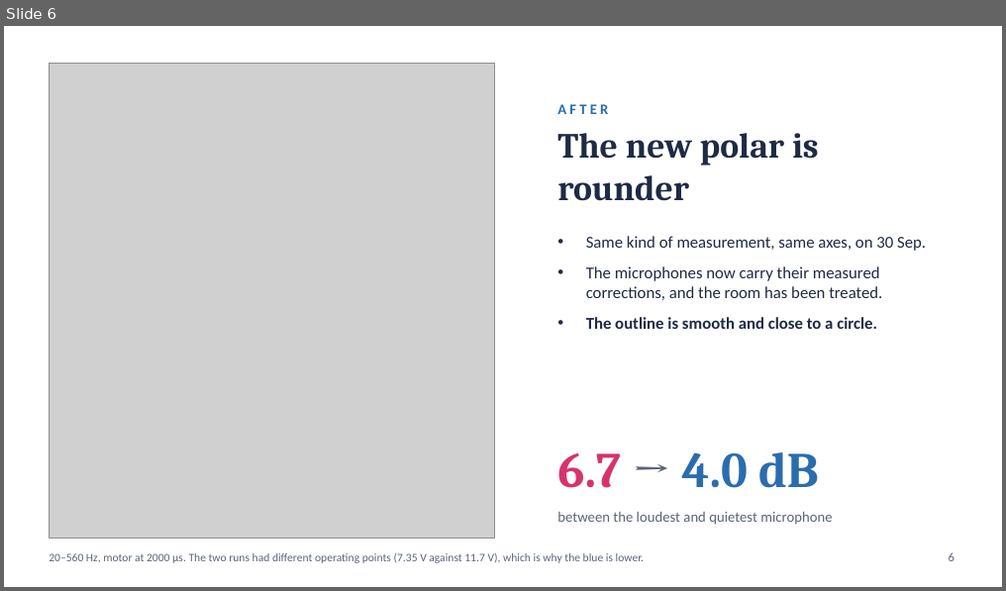
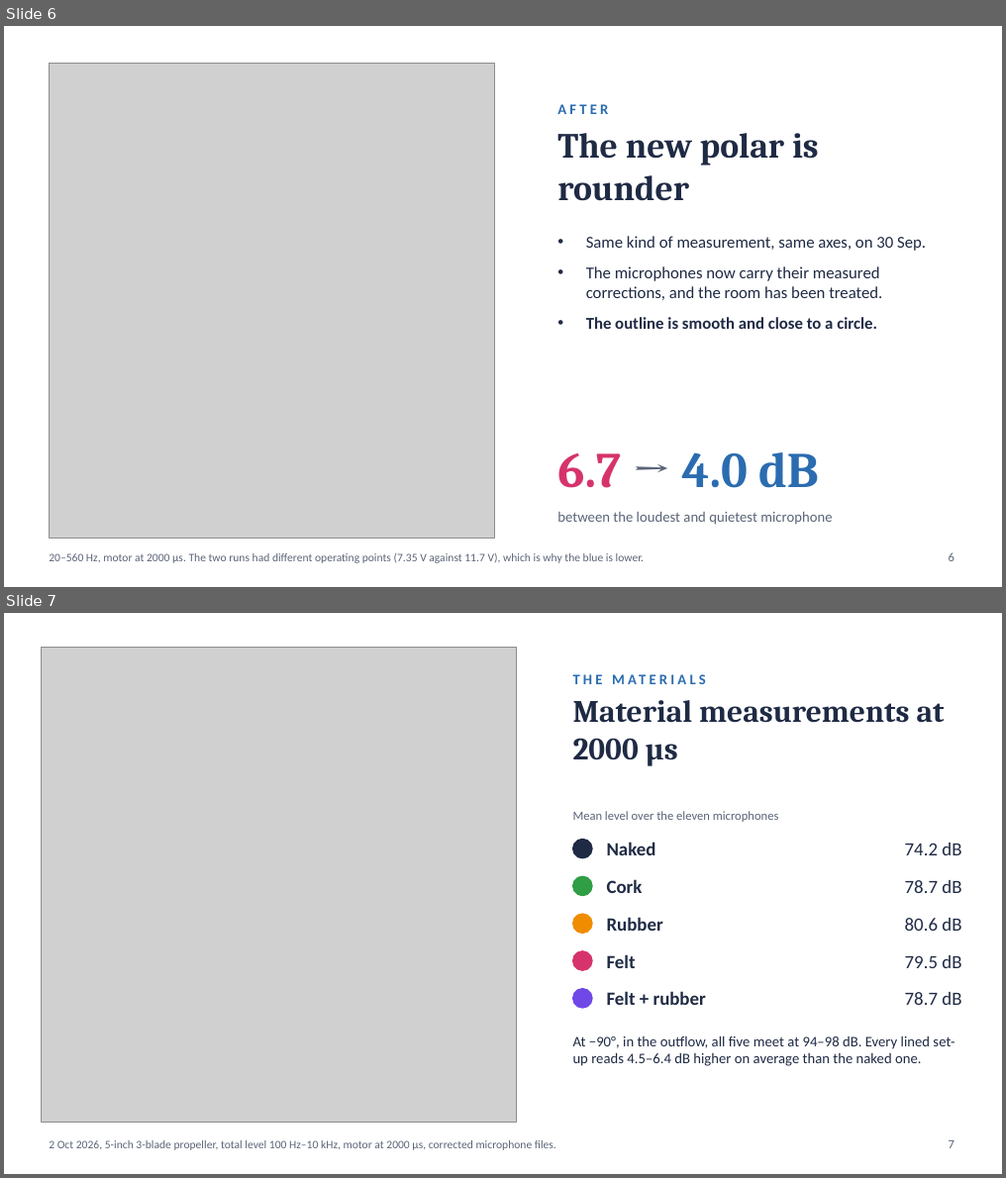
Before and after one commit to asdfgh0318/SoundVisualizer, a slide deck: docs/analysis/chamber-final-2026-10-01/slides/chamber-slides.pptx. Shown one above the other, each under a label of ours: slide 6 before the commit, slides 6 and 7 after it. The pictures are 1006x591 and 1006x1178 pixels, drawn with LibreOffice and Linux fonts; fonts in the diff are those of the drawing; grey boxes stand for pictures. Boxes give left, top, right and bottom in pixels: in the first picture for what was removed or moved away, otherwise in the second. Text is boxed around its words. In the diff, an @@ line names an element or a change of style, - is before the commit and + after.

```diff
--- a/docs/analysis/chamber-final-2026-10-01/slides/chamber-slides.pptx
+++ b/docs/analysis/chamber-final-2026-10-01/slides/chamber-slides.pptx
@@ slide 7 added at bbox=[4, 613, 1002, 1174], background #FFFFFF @@
@@ picture added at bbox=[42, 647, 517, 1122] @@
@@ text added at bbox=[573, 665, 962, 691], 14 pt, text #2B6CB0, bold @@
+THE MATERIALS
@@ text added at bbox=[573, 700, 944, 766], 30 pt, text #1F2A44, bold @@
+Material measurements at 2000 µs
@@ text added at bbox=[573, 811, 779, 822], 12 pt, text #5B6578 @@
+Mean level over the eleven microphones
@@ ellipse added at bbox=[573, 839, 592, 859], fill #1F2A44, outline #1F2A44 1 pt @@
@@ text added at bbox=[607, 842, 656, 856], 18 pt, text #1F2A44, bold @@
+Naked
@@ text added at bbox=[905, 843, 961, 856], 18 pt, text #1F2A44 @@
+74.2 dB
@@ ellipse added at bbox=[573, 876, 592, 896], fill #2F9E44, outline #2F9E44 1 pt @@
@@ text added at bbox=[607, 879, 643, 893], 18 pt, text #1F2A44, bold @@
+Cork
@@ text added at bbox=[905, 880, 961, 893], 18 pt, text #1F2A44 @@
+78.7 dB
@@ ellipse added at bbox=[573, 914, 592, 934], fill #F08C00, outline #F08C00 1 pt @@
@@ text added at bbox=[607, 917, 663, 931], 18 pt, text #1F2A44, bold @@
+Rubber
@@ text added at bbox=[905, 918, 961, 931], 18 pt, text #1F2A44 @@
+80.6 dB
@@ ellipse added at bbox=[573, 952, 592, 970], fill #D6336C, outline #D6336C 1 pt @@
@@ text added at bbox=[607, 955, 636, 968], 18 pt, text #1F2A44, bold @@
+Felt
@@ text added at bbox=[905, 956, 961, 968], 18 pt, text #1F2A44 @@
+79.5 dB
@@ ellipse added at bbox=[573, 989, 592, 1008], fill #7048E8, outline #7048E8 1 pt @@
@@ text added at bbox=[607, 991, 706, 1005], 18 pt, text #1F2A44, bold @@
+Felt + rubber
@@ text added at bbox=[905, 992, 961, 1005], 18 pt, text #1F2A44 @@
+78.7 dB
@@ text added at bbox=[573, 1036, 954, 1066], 14 pt, text #1F2A44 @@
+At −90°, in the outflow, all five meet at 94–98 dB. Every lined set-up reads 4.5–6.4 dB higher on average than the naked one.
@@ text added at bbox=[49, 1141, 556, 1151], 11 pt, text #5B6578 @@
+2 Oct 2026, 5-inch 3-blade propeller, total level 100 Hz–10 kHz, motor at 2000 µs, corrected microphone files.
@@ text added at bbox=[948, 1141, 954, 1149], 12 pt, text #5B6578 @@
+7
```
Also in this commit, not shown: 4 other files.
